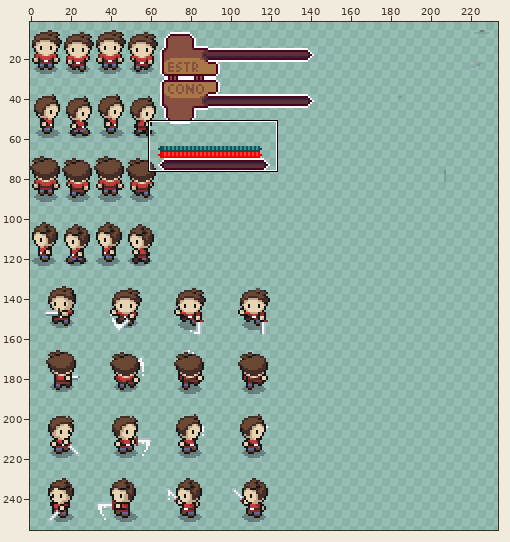
Sprite sheet: PathKnowledge/resources/character.png. Above: a wide view before the commit, with the close-up outlined.
Close-up. As it was:
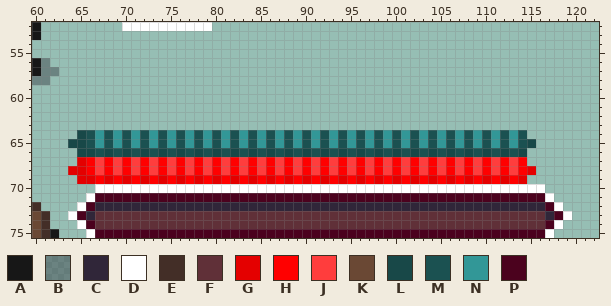
The file is 272x256 pixels. Pixels under 10% opacity are left out. Colours within 5 levels of each other are drawn and written as one. Shown: x 60..122, y 52..75. The wide view leaves out empty margins.
Palette (. is transparent): A #171717  B #2a2b3566  C #302639  D #ffffff  E #432e27  F #603038  G #e40000  H #ff0000  J #ff3d3d  K #6a4834  L #184848  M #1b5151  N #329797  P #4b021e
Pixels before, first column x 60:
52 A.........DDDDDDDDDD........................................
53 A...........................................................
54 ............................................................
55 ............................................................
56 AB..........................................................
57 ABB.........................................................
58 BB..........................................................
59 ............................................................
60 ............................................................
61 ............................................................
62 ............................................................
63 ............................................................
64 .....LMNMNMNMNMNMNMNMNMNMNMNMNMNMNMNMNMNMNMNMNMNMNMNMNM.....
65 ....LLMNMNMNMNMNMNMNMNMNMNMNMNMNMNMNMNMNMNMNMNMNMNMNMNML....
66 .....LLMLMLMLMLMLMLMLMLMLMLMLMLMLMLMLMLMLMLMLMLMLMLMLML.....
67 .....GHJHJHJHJHJHJHJHJHJHJHJHJHJHJHJHJHJHJHJHJHJHJHJHJH.....
68 ....GGHJHJHJHJHJHJHJHJHJHJHJHJHJHJHJHJHJHJHJHJHJHJHJHJHG....
69 .....GGHGHGHGHGHGHGHGHGHGHGHGHGHGHGHGHGHGHGHGHGHGHGHGHG.....
70 .......DDDDDDDDDDDDDDDDDDDDDDDDDDDDDDDDDDDDDDDDDDDDDDDDDD...
71 ......DPPPPPPPPPPPPPPPPPPPPPPPPPPPPPPPPPPPPPPPPPPPPPPPPPPD..
72 E....DPCCCCCCCCCCCCCCCCCCCCCCCCCCCCCCCCCCCCCCCCCCCCCCCCCCPD.
73 KE..DPCFFFFFFFFFFFFFFFFFFFFFFFFFFFFFFFFFFFFFFFFFFFFFFFFFFCPD
74 KE...DPFFFFFFFFFFFFFFFFFFFFFFFFFFFFFFFFFFFFFFFFFFFFFFFFFFPD.
75 KEA...DPPPPPPPPPPPPPPPPPPPPPPPPPPPPPPPPPPPPPPPPPPPPPPPPPPD..
Once edited:
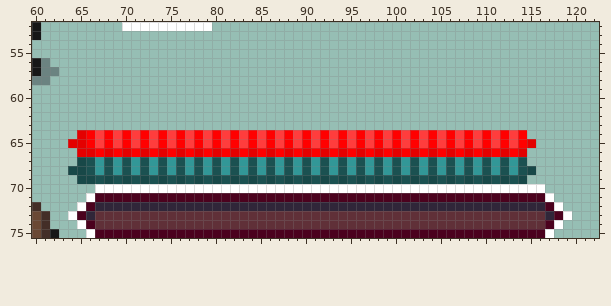
What changed:
colour G: #e40000 -> #184848
colour H: #ff0000 -> #1b5151
colour J: #ff3d3d -> #329797
colour L: #184848 -> #e40000
colour M: #1b5151 -> #ff0000
colour N: #329797 -> #ff3d3d
Changed places in both close-ups, as pixel boxes (x1, y1, x2, y2):
changed: (68, 130, 536, 184)
